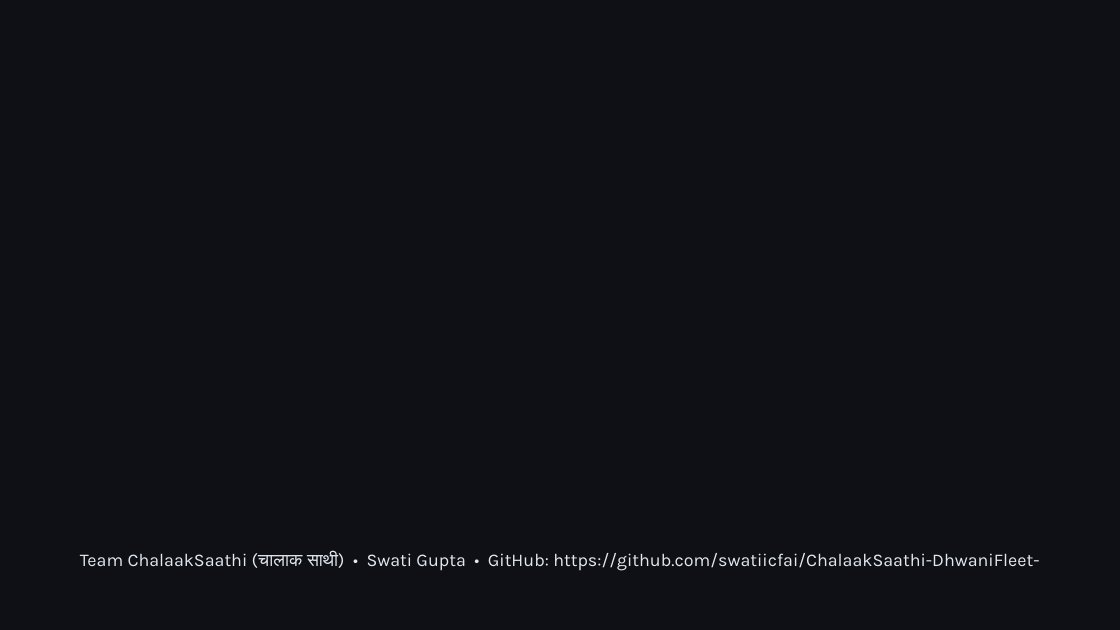
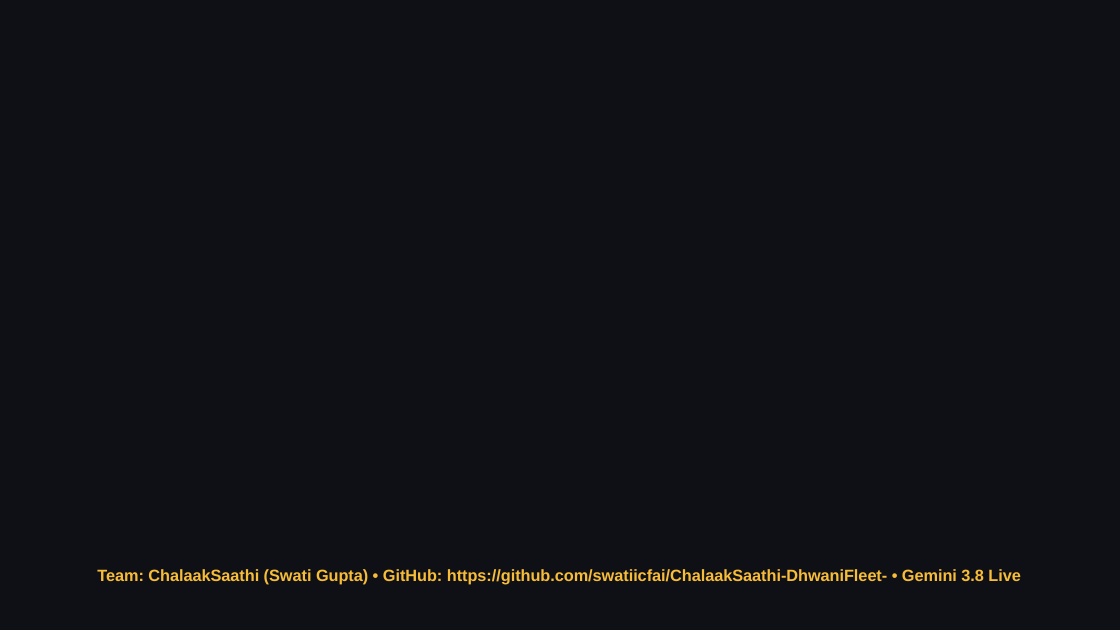
Before and after one commit to swatiicfai/ChalaakSaathi-DhwaniFleet-, a slide deck: slide 12 of ChalaakSaathi_Idea_Submission_Deck.pptx. Drawn at 1120x630 pixels with LibreOffice and Linux fonts; fonts in the diff are those of the drawing; background and template pictures are left out. Boxes give left, top, right and bottom in pixels: in the first picture for what was removed or moved away, otherwise in the second. Text is boxed around its words. In the diff, an @@ line names an element or a change of style, - is before the commit and + after.

Commit message:
feat: Upgrade to Gemini 3.8 Live (@google/genai v1beta), SQLite persistence, AudioWorklet 16kHz PCM capture, and clean Hack2Skill submission package

```diff
--- a/ChalaakSaathi_Idea_Submission_Deck.pptx
+++ b/ChalaakSaathi_Idea_Submission_Deck.pptx
@@ text at box(97, 569, 1020, 585): text changed; size 11.5 to 10.5 pt; font Karla to Arial; text colour #E2E8F0 to #F8BD38; bold on @@
-Team ChalaakSaathi (चालाक साथी) • Swati Gupta • GitHub: https://github.com/swatiicfai/ChalaakSaathi-DhwaniFleet-
+Team: ChalaakSaathi (Swati Gupta) • GitHub: https://github.com/swatiicfai/ChalaakSaathi-DhwaniFleet- • Gemini 3.8 Live
```
Also in this commit, not shown: 8 other slides changed, 3 slides added, 3 slides removed, 17 other files.
